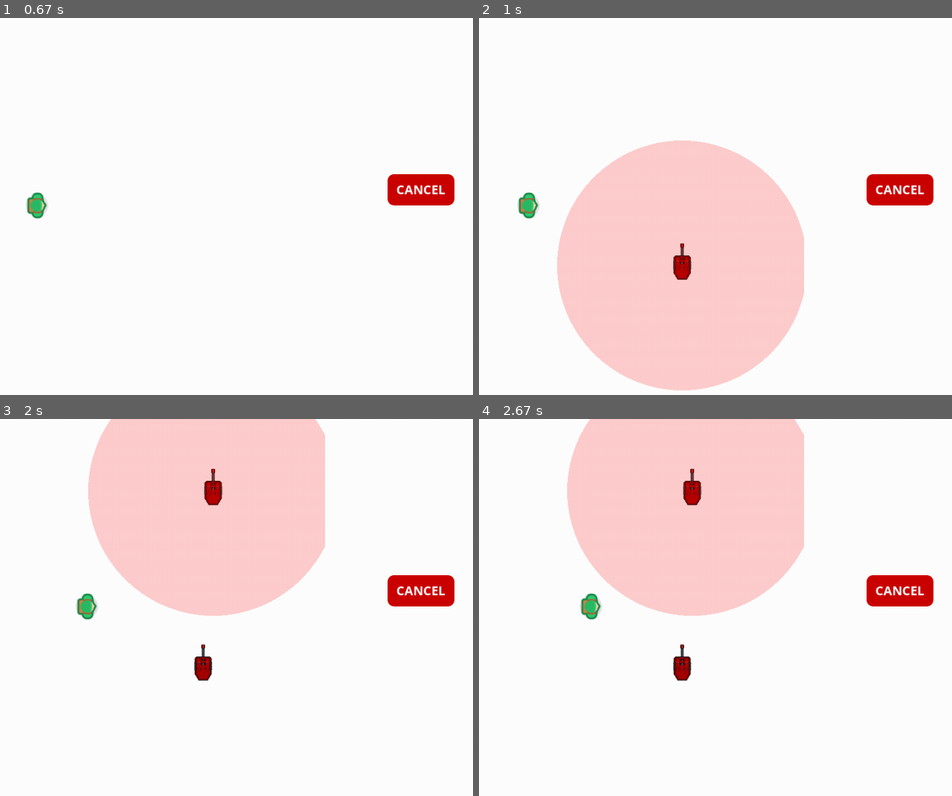
Above: before the commit, frames 1-4 (two rows, left to right).
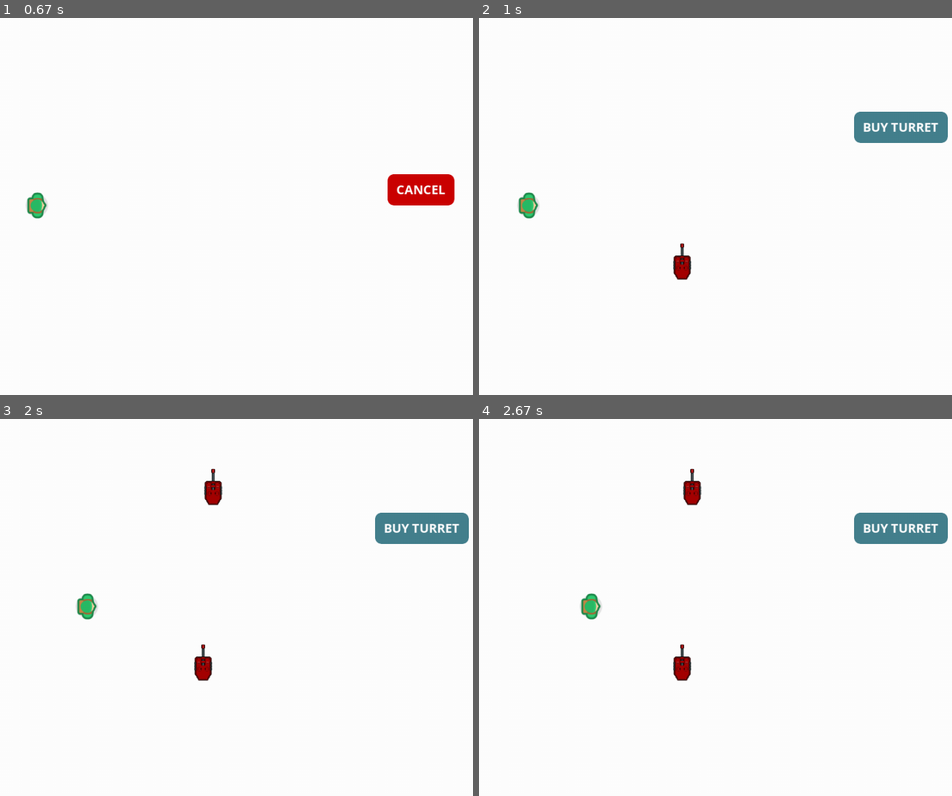
Above: after the commit, the same moments.

Repository: peter5454/PyGame
Game: pygame game, started from main.py
The game is run twice, just before and just after one commit, with the same random seed, the same clock (stepped at 60 frames per second) and the same inputs.
Inputs (mouse positions are in pixels of both pictures, inside the frame that each line leads up to):
- Up to frame 1 (0.67 s): click (420, 127) at 0.38 s
- Up to frame 2 (1 s): click (682, 266) at 0.72 s
- Up to frame 3 (2 s): click (420, 528) at 1.05 s; click (430, 792) at 1.38 s; click (212, 490) at 1.72 s
- Up to frame 4 (2.67 s): no input

Frame 1 is identical in both runs. In frame 2, 30% of the frame differs, in the area x 16-100%, y 24-99%; in frame 3, 25%; in frame 4, 25%.

Commit message:
Update main.py

Diff:
--- a/main.py
+++ b/main.py
@@ -47,6 +47,9 @@
   close = overlapping_turrets(mouse_pos)
   if close == False:
     turret_group.add(new_turret)
+    return True
+  else:
+    return False
 
 def overlapping_turrets(mouse_pos):
   if 10 > mouse_pos[0] or mouse_pos[0] > c.SCREEN_WIDTH-10:
@@ -103,7 +106,10 @@
       mouse_pos = pg.mouse.get_pos()
       if mouse_pos[0] < c.SCREEN_WIDTH + c.SIDE_PANEL and mouse_pos[1] < c.SCREEN_HEIGHT:
         if placing_turrets == True:
-          create_turret(mouse_pos)
+          place_turr = create_turret(mouse_pos)
+          if place_turr:
+            placing_turrets = False
+
 
   #update display
   pg.display.flip()
